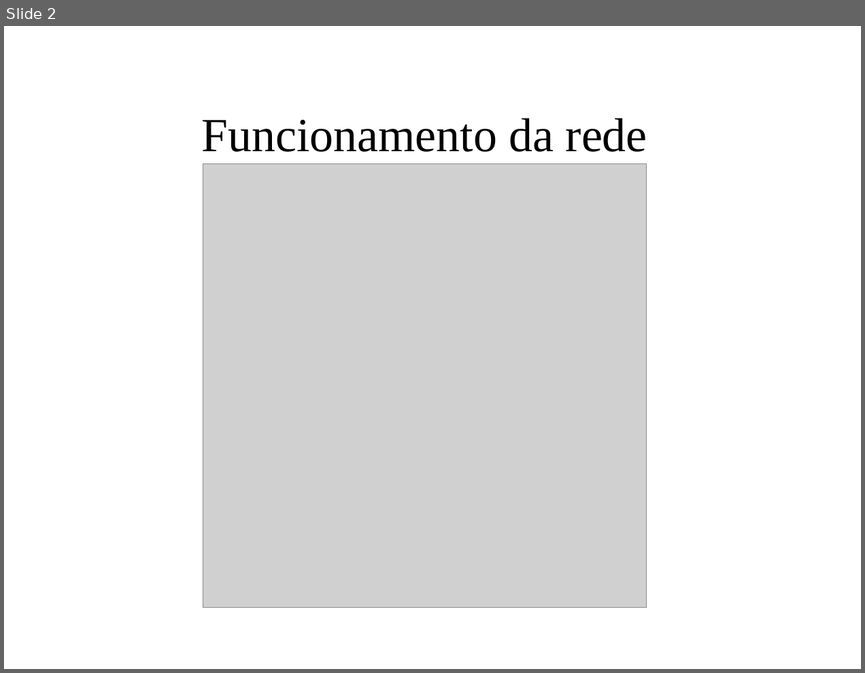
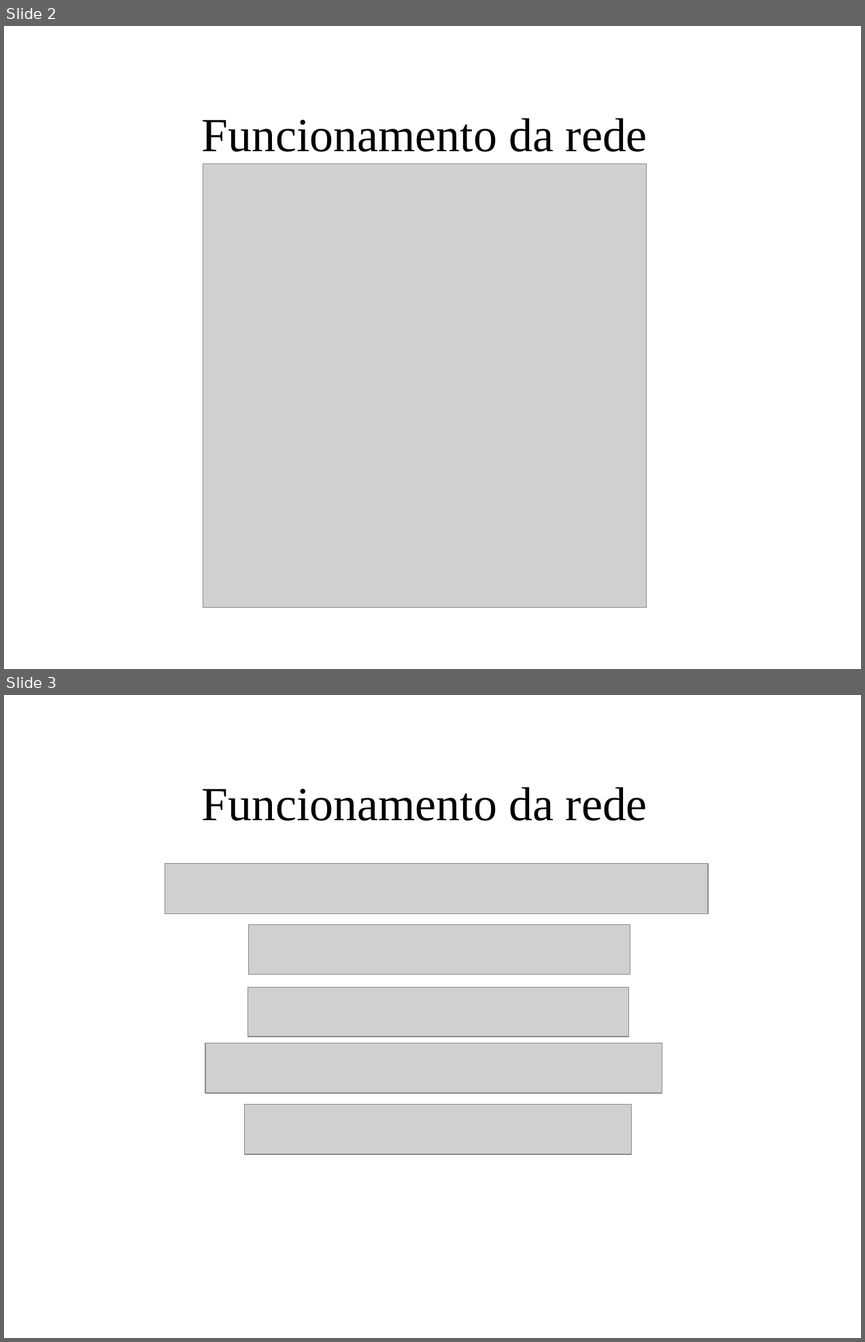
Before and after one commit to MODELAGEM-UNIFESP/PROJETO1, a slide deck: Apresentação.ppt. Shown one above the other, each under a label of ours: slide 2 before the commit, slides 2 and 3 after it. The pictures are 865x673 and 865x1342 pixels, drawn with LibreOffice and Linux fonts; fonts in the diff are those of the drawing; grey boxes stand for pictures; background and template pictures are left out. Boxes give left, top, right and bottom in pixels: in the first picture for what was removed or moved away, otherwise in the second. Text is boxed around its words. In the diff, an @@ line names an element or a change of style, - is before the commit and + after.

```diff
--- a/Apresentação.ppt
+++ b/Apresentação.ppt
@@ slide 3 added at (4, 695, 861, 1338), background picture (left out) @@
@@ text added at (202, 787, 647, 821), 44 pt, text #000000 @@
+Funcionamento da rede
@@ picture added at (165, 863, 708, 913) @@
@@ picture added at (249, 924, 631, 974) @@
@@ picture added at (247, 987, 629, 1037) @@
@@ picture added at (205, 1042, 662, 1093) @@
@@ picture added at (244, 1104, 632, 1155) @@
```
Also in this commit, not shown: 6 other slides added, 1 other file.
